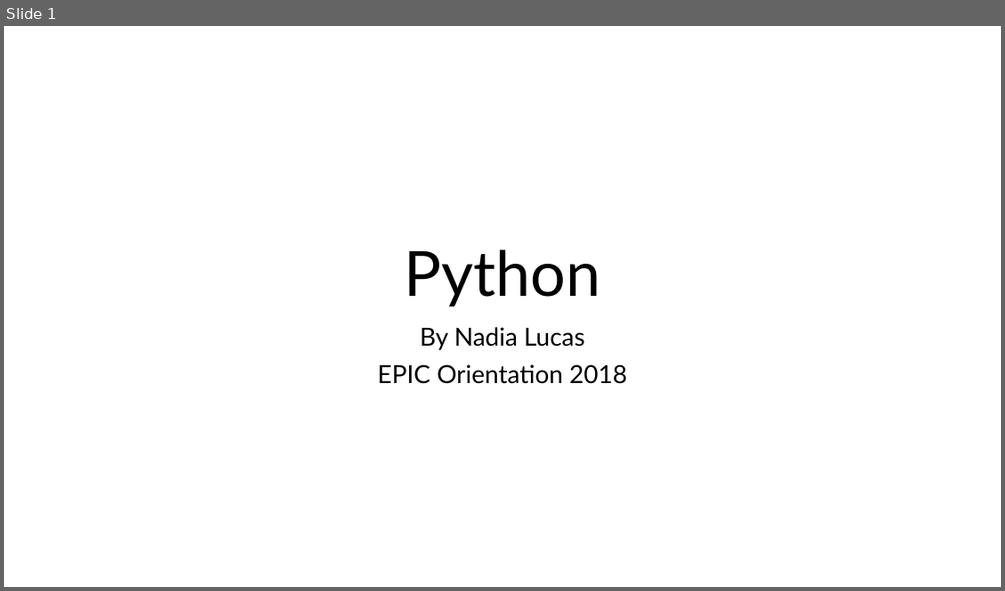
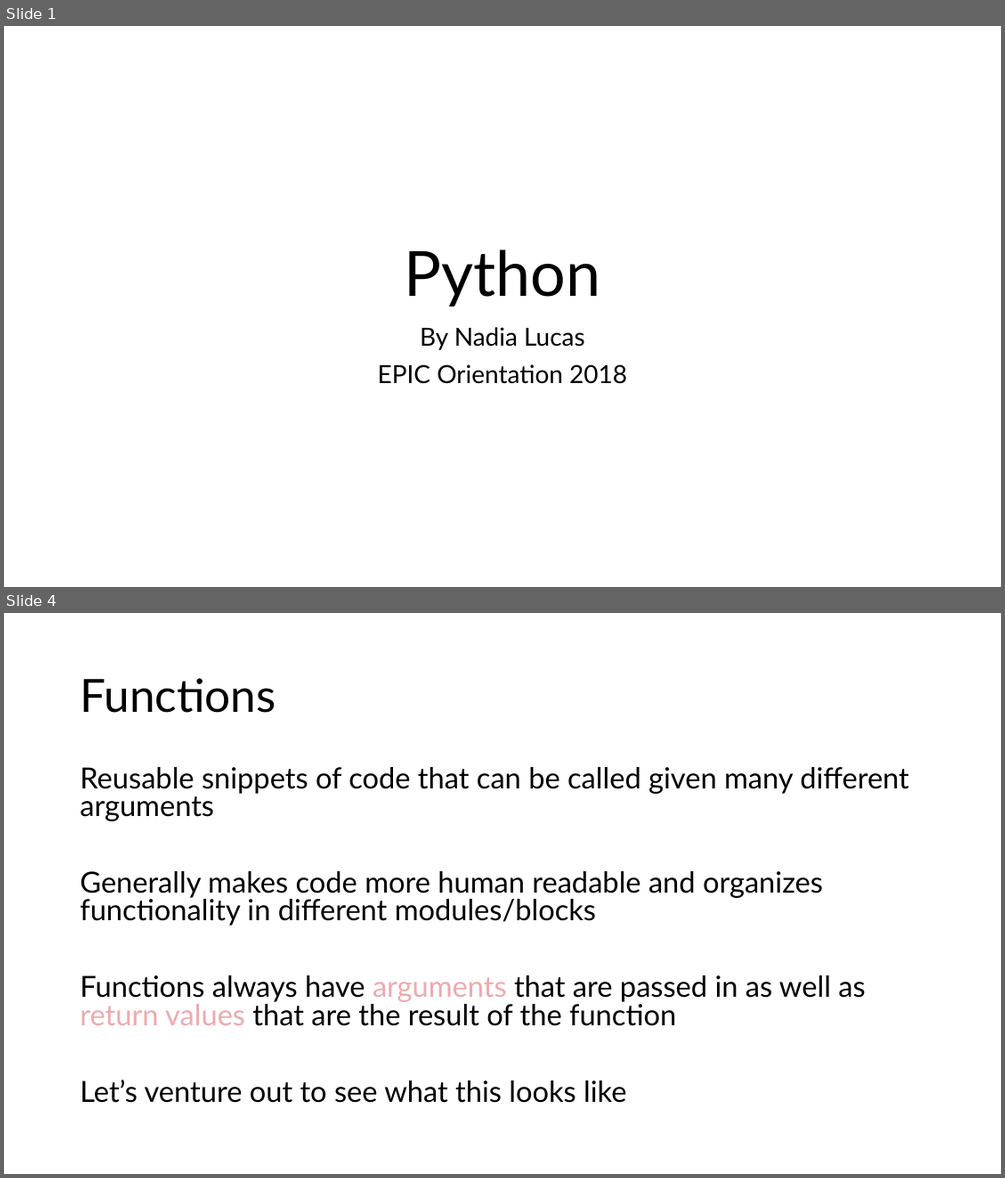
Before and after one commit to yixinsun1216/epic_orientation, a slide deck: Python/python_presentation.pptx. Shown one above the other, each under a label of ours: slide 1 before the commit, slides 1 and 4 after it; the slides between them are not shown. The pictures are 1005x591 and 1005x1178 pixels, drawn with LibreOffice and Linux fonts; fonts in the diff are those of the drawing. Boxes give left, top, right and bottom in pixels: in the first picture for what was removed or moved away, otherwise in the second. Text is boxed around its words. In the diff, an @@ line names an element or a change of style, - is before the commit and + after.

```diff
--- a/Python/python_presentation.pptx
+++ b/Python/python_presentation.pptx
@@ slide 4 added at bbox=[4, 613, 1001, 1174], background #FFFFFF @@
@@ title added at bbox=[80, 678, 275, 713], 44 pt, text #000000 @@
+Functions
@@ text added at bbox=[80, 767, 909, 1103], 28 pt, text #000000 @@
+Reusable snippets of code that can be called given many different arguments
+Generally makes code more human readable and organizes functionality in different modules/blocks
+Functions always have arguments that are passed in as well as return values that are the result of the function
+Let’s venture out to see what this looks like
```
Also in this commit, not shown: 2 slides changed, 1 other slide added, 4 slides removed, 2 other files.
